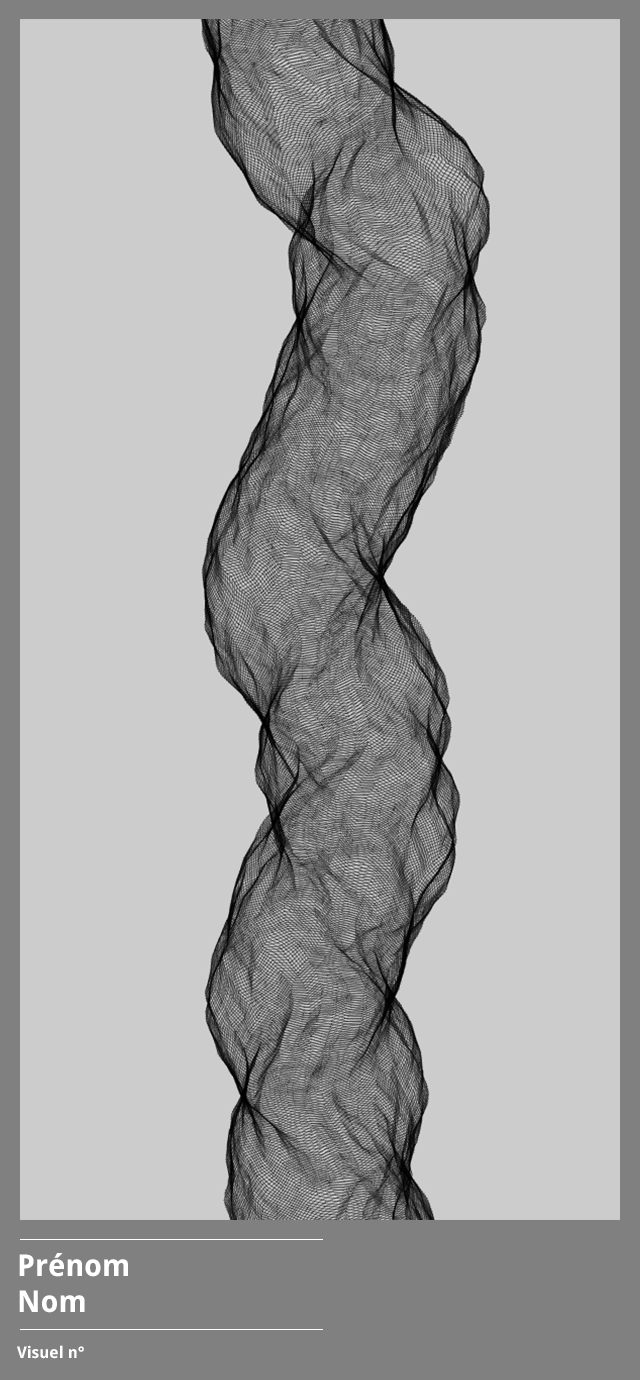
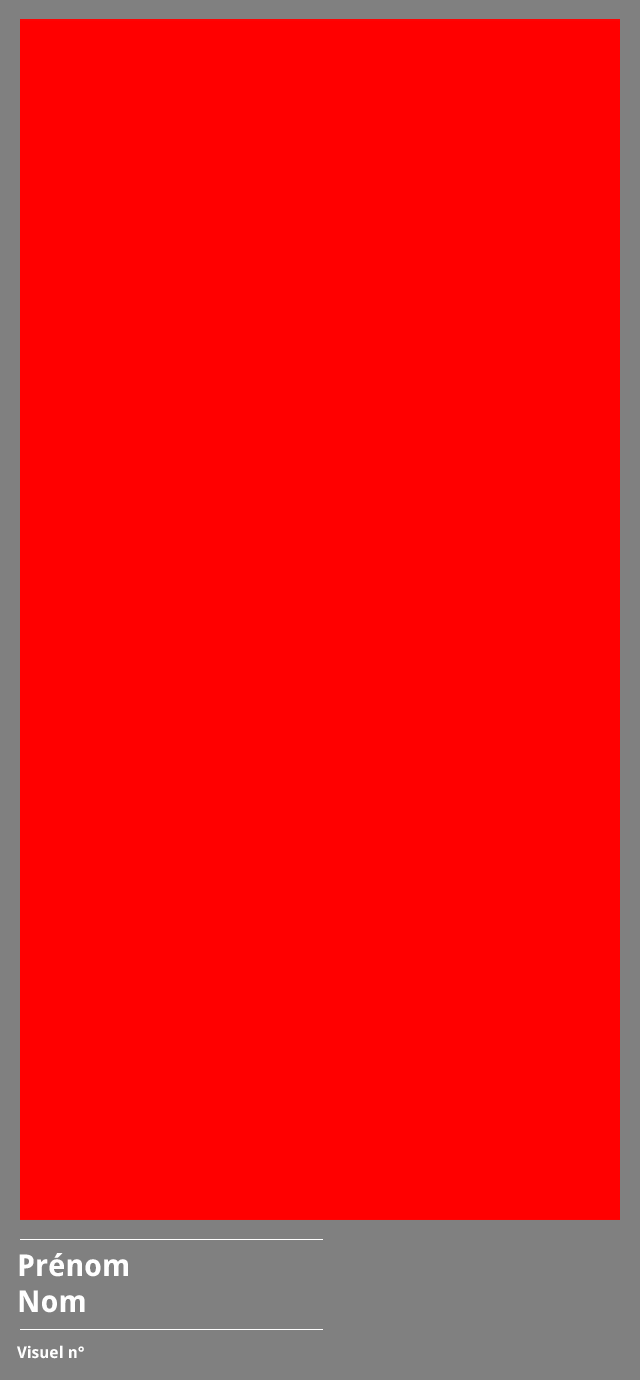
Layer changes from the first 640×1380 image to the second:
removed layer "posterAleatoir_0632" over [20,19,620,1220]
